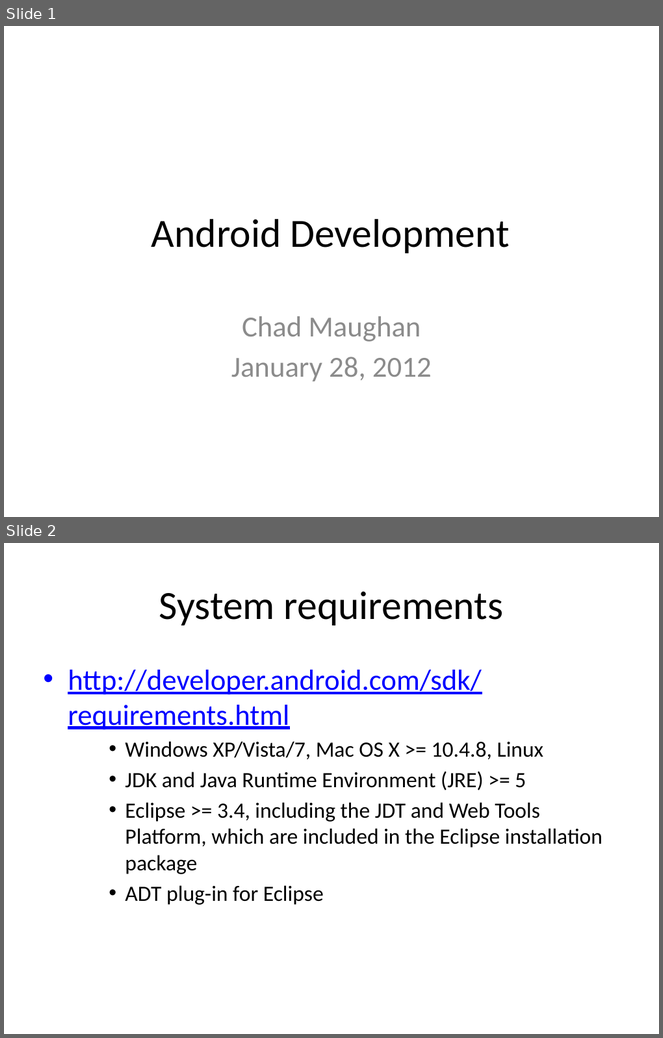
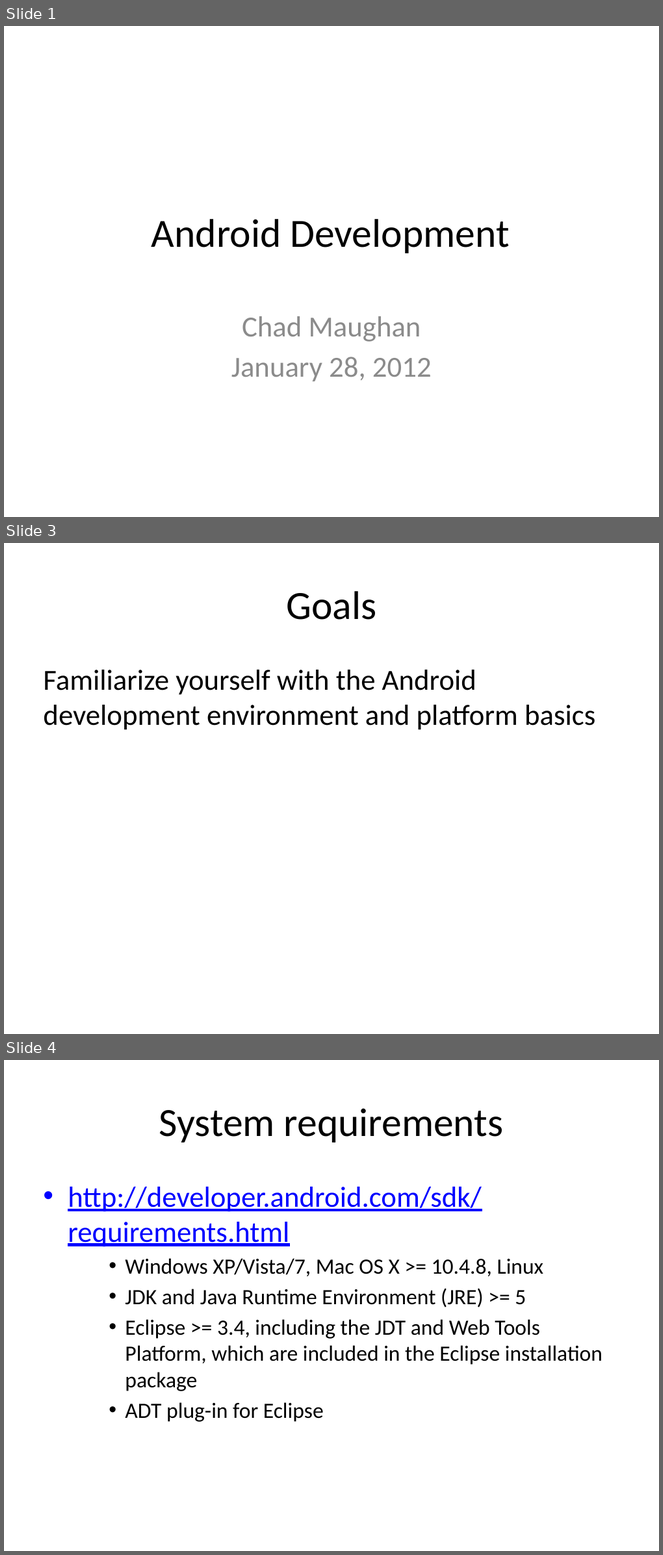
Before and after one commit to chadmaughan/learn-android, a slide deck: android.pptx. Shown one above the other, each under a label of ours: slides 1 and 2 before the commit, slides 1, 3 and 4 after it; the slides between them are not shown. The pictures are 663x1038 and 663x1555 pixels, drawn with LibreOffice and Linux fonts; fonts in the diff are those of the drawing. Boxes give left, top, right and bottom in pixels: in the first picture for what was removed or moved away, otherwise in the second. Text is boxed around its words. In the diff, an @@ line names an element or a change of style, - is before the commit and + after.

```diff
--- a/android.pptx
+++ b/android.pptx
@@ slide 3 added at (4,543,659,1034), background #FFFFFF @@
@@ title added at (286,591,376,620), 44 pt, text #000000 @@
+Goals
@@ text added at (43,670,596,730), 32 pt, text #000000 @@
+Familiarize yourself with the Android development environment and platform basics
@@ what was slide 2 is now slide 4 @@
```
Also in this commit, not shown: 3 slides changed, 2 other slides added, 1 slide removed.
